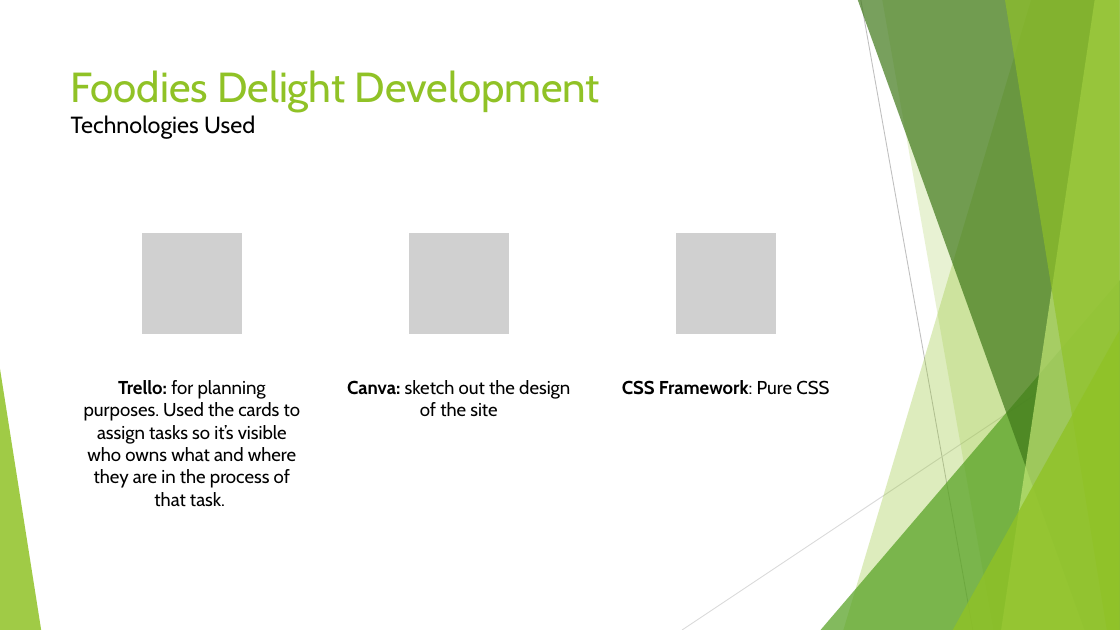
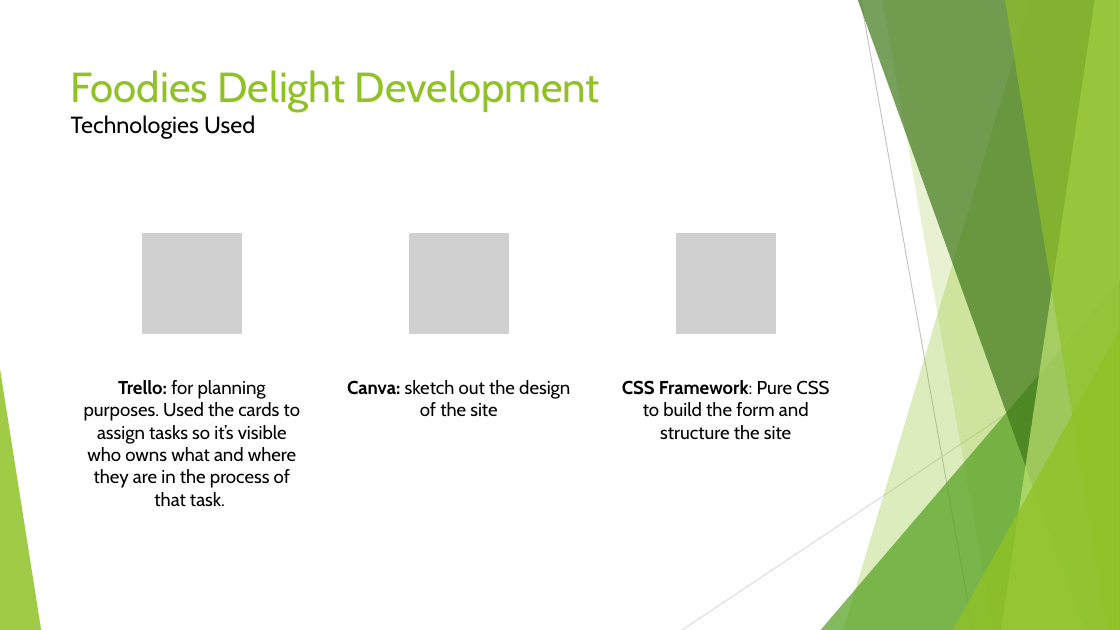
Before and after one commit to ProgramWithKimta/PROJECT-REPO, a slide deck: slide 4 of Foodies Delight - Project 1.pptx. Drawn at 1120x630 pixels with LibreOffice and Linux fonts; fonts in the diff are those of the drawing; grey boxes stand for pictures. Boxes give left, top, right and bottom in pixels: in the first picture for what was removed or moved away, otherwise in the second. Text is boxed around its words. In the diff, an @@ line names an element or a change of style, - is before the commit and + after.

```diff
--- a/Foodies Delight - Project 1.pptx
+++ b/Foodies Delight - Project 1.pptx
@@ text at (622,380,829,440): text changed; bold off @@
-CSS Framework: Pure CSS
+CSS Framework: Pure CSS to build the form and structure the site
```
Also in this commit, not shown: 3 other slides changed.
